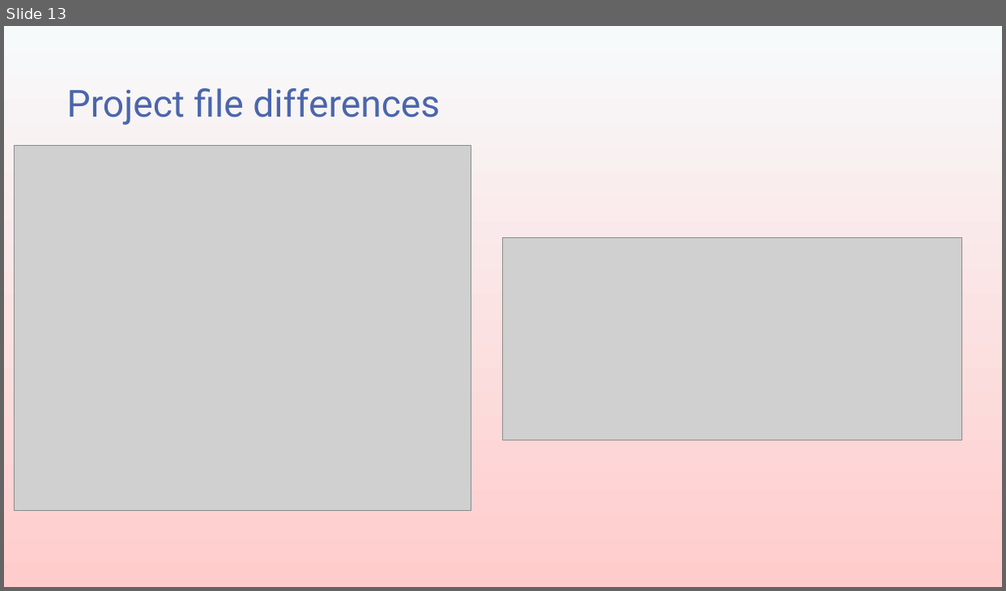
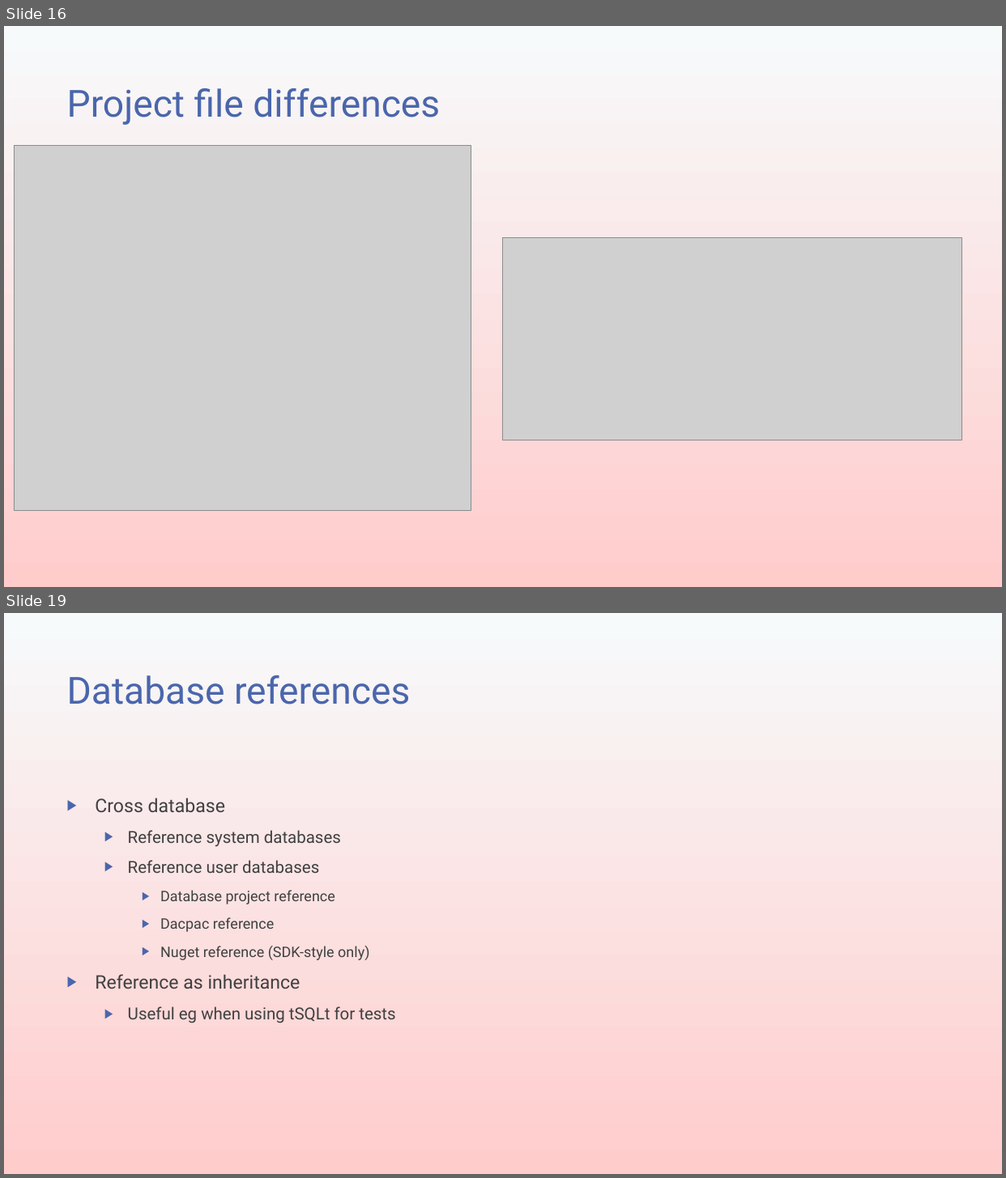
Before and after one commit to transmokopter/Presentations, a slide deck: an-introduction-to-sql-server-database-projects/an-introduction-to-sql-server-database-projects.pptx. Shown one above the other, each under a label of ours: slide 13 before the commit, slides 16 and 19 after it; the slides between them are not shown. The pictures are 1006x591 and 1006x1178 pixels, drawn with LibreOffice and Linux fonts; fonts in the diff are those of the drawing; grey boxes stand for pictures; background and template pictures are left out. Boxes give left, top, right and bottom in pixels: in the first picture for what was removed or moved away, otherwise in the second. Text is boxed around its words. In the diff, an @@ line names an element or a change of style, - is before the commit and + after.

```diff
--- a/an-introduction-to-sql-server-database-projects/an-introduction-to-sql-server-database-projects.pptx
+++ b/an-introduction-to-sql-server-database-projects/an-introduction-to-sql-server-database-projects.pptx
@@ slide 19 added at [4, 613, 1002, 1174], background gradient #F7FAFB to #FFCCCC @@
@@ title added at [67, 675, 410, 705], 36 pt, text #4A66AC @@
+Database references
@@ text added at [95, 798, 395, 1024], 16 pt, text #404040 @@
+▶ Cross database
+  ▶ Reference system databases
+  ▶ Reference user databases
+    ▶ Database project reference
+    ▶ Dacpac reference
+    ▶ Nuget reference (SDK-style only)
+▶ Reference as inheritance
+  ▶ Useful eg when using tSQLt for tests
@@ what was slide 13 is now slide 16 @@
```
Also in this commit, not shown: 2 slides changed, 8 other slides added, 19 other files.
